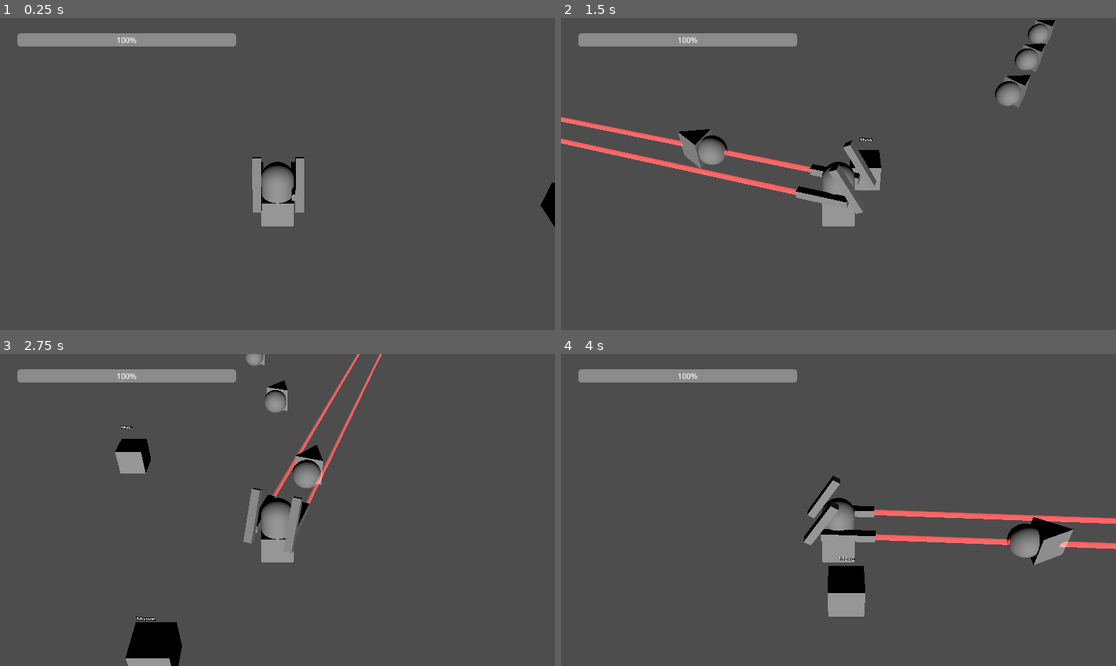
Above: before the commit, frames 1-4 (two rows, left to right).
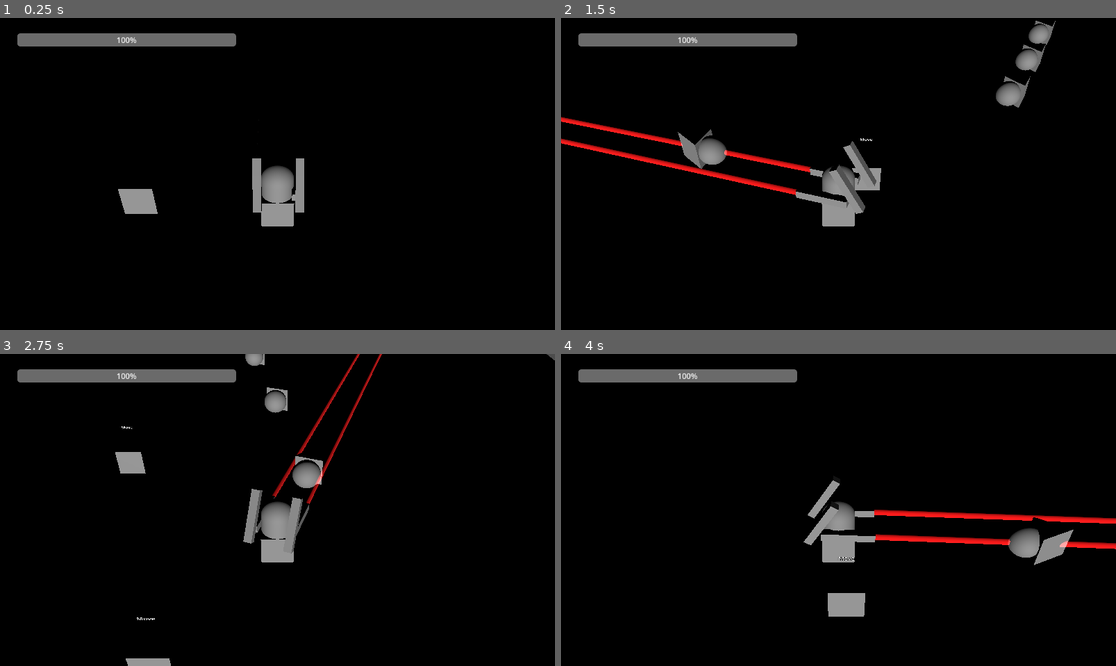
Above: after the commit, the same moments.

Repository: Boyquotes/Mech-Farmer
Game: Godot game, scene res://levels/debug.tscn
Same seed, same stepped clock (60 frames per second), same inputs: the game is played once before the commit and once after it.
Inputs (mouse positions are in pixels of both pictures, inside the frame that each line leads up to):
- Up to frame 1 (0.25 s): no input
- Up to frame 2 (1.5 s): move the mouse to (960, 158) at 0.52 s; press the mouse at (960, 158) at 0.53 s; hold D (move_right) 0.53-1.28 s; move the mouse to (727, 189) at 1.27 s; release the mouse at (727, 189) at 1.28 s; hold S (move_down) from 1.28 s (still down); right-click (727, 189) at 1.35 s
- Up to frame 3 (2.75 s): move the mouse to (333, 441) at 2.02 s; release S (move_down) at 2.03 s; press the mouse at (333, 441) at 2.03 s; hold D (move_right) from 2.03 s (still down)
- Up to frame 4 (4 s): move the mouse to (810, 572) at 2.77 s; release D (move_right) at 2.78 s; release the mouse at (810, 572) at 2.78 s; hold W (move_up) 2.78-3.53 s; right-click (810, 572) at 2.85 s; click (810, 572) at 2.92 s; move the mouse to (1005, 556) at 3.52 s; press the mouse at (1005, 556) at 3.53 s; hold A (move_left) from 3.53 s (still down)

The runs differ from the first frame. In frame 1, 98% of the frame differs, in the area x 0-100%, y 0-100%; in frame 2, 96%; in frame 3, 95%; in frame 4, 96%.

Commit message:
added rechargeable health

Diff:
--- a/levels/debug.tscn
+++ b/levels/debug.tscn
@@ -8,6 +8,7 @@
 [ext_resource type="Script" path="res://scripts/levels/game_manager/game_manager.gd" id="6_c4vho"]
 [ext_resource type="PackedScene" uid="uid://uclavqvecf70" path="res://models/characters/enemy-spawner.glb" id="7_gk8rr"]
 [ext_resource type="Script" path="res://scripts/enemy/spawner/enemy_spawner.gd" id="8_24b0f"]
+[ext_resource type="Script" path="res://scripts/obstacles/area3d_damage.gd" id="9_ichd7"]
 
 [sub_resource type="NavigationMesh" id="NavigationMesh_vkg2g"]
 vertices = PackedVector3Array(-22.25, 1.5, -29.5, -29.5, 1.5, -29.5, -29.5, 1.5, -22.25, -29.5, 1.5, 22, -29.5, 1.5, 29 …(1024 unchanged characters)…
@@ -22,6 +23,10 @@
 
 [sub_resource type="BoxShape3D" id="BoxShape3D_4yuv3"]
 size = Vector3(60, 2, 60)
+
+[sub_resource type="BoxMesh" id="BoxMesh_bf48g"]
+
+[sub_resource type="BoxShape3D" id="BoxShape3D_d7oon"]
 
 [node name="Debug" type="Node"]
 
@@ -40,7 +45,6 @@
 offset_right = 490.0
 offset_bottom = 59.0
 max_value = 20.0
-step = 1.0
 script = ExtResource("2_v0idh")
 
 [node name="GameOver" type="ColorRect" parent="."]
@@ -99,15 +103,14 @@
 navigation_mesh = SubResource("NavigationMesh_vkg2g")
 
 [node name="MeshInstance3D" type="MeshInstance3D" parent="Floor"]
-visible = false
 mesh = SubResource("BoxMesh_cjdg6")
-skeleton = NodePath("../StaticBody3D")
+skeleton = NodePath("StaticBody3D")
 
-[node name="StaticBody3D" type="StaticBody3D" parent="Floor"]
+[node name="StaticBody3D" type="StaticBody3D" parent="Floor/MeshInstance3D"]
 collision_layer = 16
 collision_mask = 0
 
-[node name="CollisionShape3D" type="CollisionShape3D" parent="Floor/StaticBody3D"]
+[node name="CollisionShape3D" type="CollisionShape3D" parent="Floor/MeshInstance3D/StaticBody3D"]
 shape = SubResource("BoxShape3D_4yuv3")
 
 [node name="Enemy" parent="." node_paths=PackedStringArray("target_node") instance=ExtResource("5_5ius6")]
@@ -132,6 +135,18 @@
 [node name="CanSpawnTimer" type="Timer" parent="enemy-spawner"]
 autostart = true
 
+[node name="Area3D" type="Area3D" parent="."]
+transform = Transform3D(1, 0, 0, 0, 1, 0, 0, 0, 1, -4.1588, 2.0806, 0)
+script = ExtResource("9_ichd7")
+
+[node name="MeshInstance3D" type="MeshInstance3D" parent="Area3D"]
+mesh = SubResource("BoxMesh_bf48g")
+skeleton = NodePath("../..")
+
+[node name="CollisionShape3D" type="CollisionShape3D" parent="Area3D"]
+shape = SubResource("BoxShape3D_d7oon")
+
 [connection signal="pressed" from="GameOver/Button" to="GameOver" method="_on_button_pressed"]
 [connection signal="state_changed" from="Player" to="DebugMenu" method="_on_player_state_changed"]
 [connection signal="timeout" from="enemy-spawner/CanSpawnTimer" to="enemy-spawner" method="_on_can_spawn_timer_timeout"]
+[connection signal="body_entered" from="Area3D" to="Area3D" method="_on_body_entered"]
--- a/prefabs/characters/player.tscn
+++ b/prefabs/characters/player.tscn
@@ -72,3 +72,10 @@
 
 [node name="Move" type="Node" parent="States"]
 script = ExtResource("3_oi43o")
+
+[node name="HealRechargeTimer" type="Timer" parent="."]
+process_callback = 0
+wait_time = 5.0
+one_shot = true
+
+[connection signal="timeout" from="HealRechargeTimer" to="." method="_on_heal_recharge_timer_timeout"]
--- a/prefabs/characters/primary_weapons/debug_cannon.tscn
+++ b/prefabs/characters/primary_weapons/debug_cannon.tscn
@@ -29,6 +29,7 @@
 
 [node name="FireRateTimer" type="Timer" parent="."]
 wait_time = 0.3
+one_shot = true
 
 [node name="MeshInstance3D" type="MeshInstance3D" parent="."]
 transform = Transform3D(1, 1.80762e-11, 1.80762e-11, 1.80762e-11, -4.37114e-08, -1, -1.80762e-11, 1, -4.37114e-08, 0, 0, -25.7074)
--- a/prefabs/characters/secondary_weapons/debug_launcher.tscn
+++ b/prefabs/characters/secondary_weapons/debug_launcher.tscn
@@ -19,5 +19,6 @@
 
 [node name="FireRateTimer" type="Timer" parent="."]
 wait_time = 0.3
+one_shot = true
 
 [connection signal="timeout" from="FireRateTimer" to="." method="_on_fire_rate_timer_timeout"]
--- a/prefabs/projectiles/rocket.tscn
+++ b/prefabs/projectiles/rocket.tscn
@@ -34,12 +34,11 @@
 blend_shape_mode = 0
 shadow_mesh = SubResource("ArrayMesh_cd4hc")
 
-[sub_resource type="BoxShape3D" id="BoxShape3D_odkdv"]
-
 [node name="DebugRocket" type="CharacterBody3D"]
 rotation_order = 0
 collision_layer = 8
 collision_mask = 4
+motion_mode = 1
 script = ExtResource("2_knrw3")
 
 [node name="CollisionShape3D" type="CollisionShape3D" parent="."]
@@ -51,13 +50,3 @@
 rotation_order = 3
 mesh = SubResource("ArrayMesh_7hufj")
 skeleton = NodePath("")
-
-[node name="Area3D" type="Area3D" parent="."]
-collision_layer = 8
-collision_mask = 4
-
-[node name="CollisionShape3D" type="CollisionShape3D" parent="Area3D"]
-transform = Transform3D(0.9, 0, 0, 0, 0.9, 0, 0, 0, 0.9, 0, 0, 0)
-shape = SubResource("BoxShape3D_odkdv")
-
-[connection signal="body_entered" from="Area3D" to="." method="_on_area_3d_body_entered"]
--- /dev/null
+++ b/scripts/obstacles/area3d_damage.gd
@@ -0,0 +1,16 @@
+extends Area3D
+
+
+# Called when the node enters the scene tree for the first time.
+func _ready():
+	pass # Replace with function body.
+
+
+# Called every frame. 'delta' is the elapsed time since the previous frame.
+func _process(delta):
+	pass
+
+
+func _on_body_entered(body:Node3D):
+	if body.has_method("take_damage"):
+		body.take_damage(5)
--- a/scripts/player/state_machine.gd
+++ b/scripts/player/state_machine.gd
@@ -4,14 +4,15 @@
 signal health_adjust(health_value)
 signal game_over
 
-var states_stack = []
-var current_state = null
-var lock_on_target
 
-@export var max_health:= 20
 
-@onready var health = max_health
-@onready var invincible := false
+@export var invincible := false
+@export var max_health := 20.0
+@export var heal_charge := 5
+
+@onready var heal_recharge_timer: Timer = get_node("HealRechargeTimer")
+@onready var heal_recharge_wait_time = heal_recharge_timer.wait_time
+
 
 @onready var torso = get_node("Torso/Guns")
 @onready var primary_gun_1 = torso.get_node("PrimarySlot1/PrimaryGun")
@@ -20,6 +21,14 @@
 @onready var secondary_gun_2 = torso.get_node("SecondarySlot2/SecondaryGun")
 
 @onready var raycast: RayCast3D = torso.get_node("LockOnRayCast")
+
+var states_stack = []
+var current_state = null
+var lock_on_target
+
+var health := max_health
+var can_heal := false
+
 
 @onready var states_map = {
 	"idle": $States/Idle,
@@ -37,11 +46,9 @@
 func _physics_process(delta):
 	current_state.update(delta)
 	if raycast.get_collider() != null:
-		# print(raycast.get_collider())
 		lock_on_target = raycast.get_collider()
-
-	# if lock_on_target != null:
-	# 	print(lock_on_target.global_position)
+	if can_heal == true:
+		recharge(delta)
 
 func _change_state(state_name):
 	current_state.exit()
@@ -60,14 +67,30 @@
 func take_damage(damage_value):
 	if invincible:
 		return
+	can_heal = false
 	health -= damage_value
 	health_adjust.emit(health)
 	check_death()
+	heal_recharge_timer.stop()
+	heal_recharge_timer.start(heal_recharge_wait_time)
 
 func take_heal(heal_value):
-	health += heal_value
-	health_adjust.emit(health)
+	if health + heal_value > max_health:
+		health = max_health
+		health_adjust.emit(health)
+		can_heal = false
+	else:
+		health += heal_value
+		health_adjust.emit(health)
+	print(health)
 
 func check_death():
 	if health <= 0:
 		game_over.emit()
+
+func recharge(delta):
+	if can_heal == true:
+		take_heal(heal_charge * delta)
+
+func _on_heal_recharge_timer_timeout():
+	can_heal = true
--- a/scripts/weapons/debug_rocket.gd
+++ b/scripts/weapons/debug_rocket.gd
@@ -17,10 +17,14 @@
 		rocket_mesh.rotation.x = rocket_mesh.rotation.x + (1 * delta)
 
 		look_at(target_node.global_position)
-
 	move_and_slide()
 
+func _physics_process(delta):
+	if get_last_slide_collision() != null:
+		var collider = get_last_slide_collision().get_collider()
+		explode(collider)
 
-func _on_area_3d_body_entered(body):
-	if body.has_method("take_damage"):
-		body.take_damage(damage)
+func explode(collider):
+	if collider.has_method("take_damage"):
+		collider.take_damage(damage)
+		queue_free()
Not shown: 1 places in levels/debug.tscn that only renumber resources
Not shown: 1 places in prefabs/projectiles/rocket.tscn that only renumber resources
